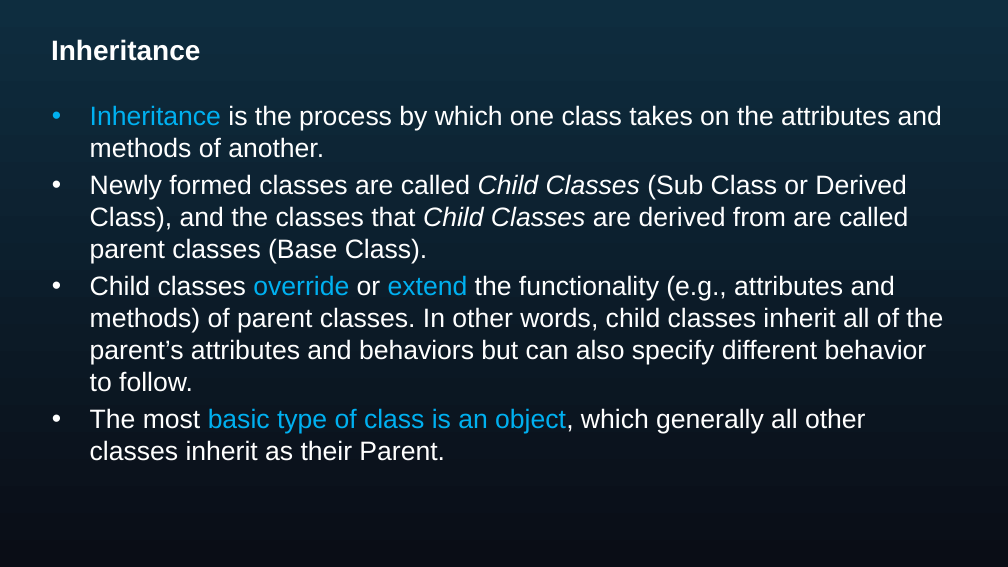
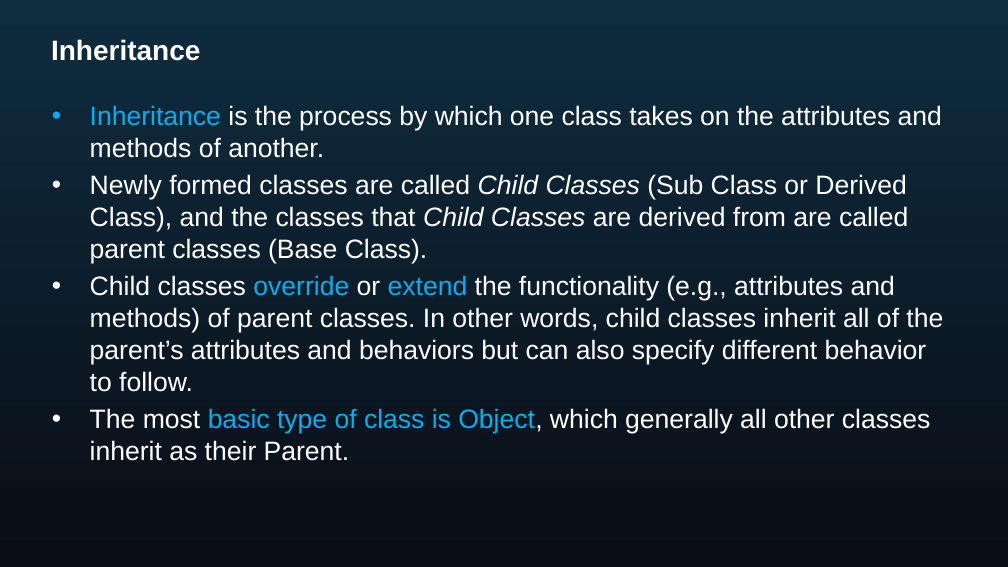
Before and after one commit to AcademyGaffney/Python101May2020, a slide deck: slide 24 of Slides/cts_python_practitioner_day3_v1_2019.pptx. Drawn at 1008x567 pixels with LibreOffice and Linux fonts; fonts in the diff are those of the drawing. Boxes give left, top, right and bottom in pixels: in the first picture for what was removed or moved away, otherwise in the second. Text is boxed around its words. In the diff, an @@ line names an element or a change of style, - is before the commit and + after.

```diff
--- a/Slides/cts_python_practitioner_day3_v1_2019.pptx
+++ b/Slides/cts_python_practitioner_day3_v1_2019.pptx
@@ text at <box>90,408,930,461</box>: text changed @@
-• The most basic type of class is an object, which generally all other classes inherit as their Parent.
+• The most basic type of class is Object, which generally all other classes inherit as their Parent.
```
Also in this commit, not shown: 4 other files.
